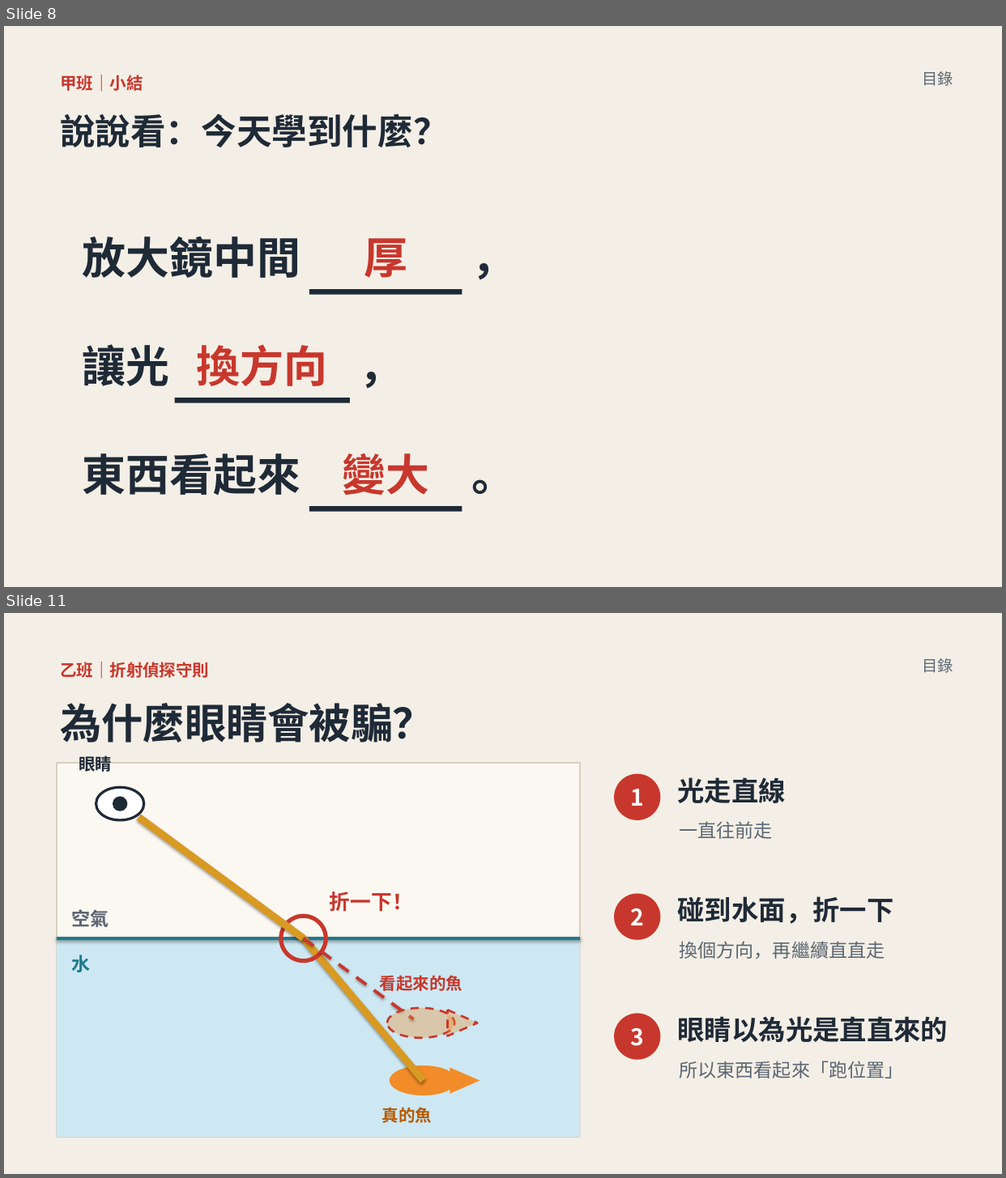
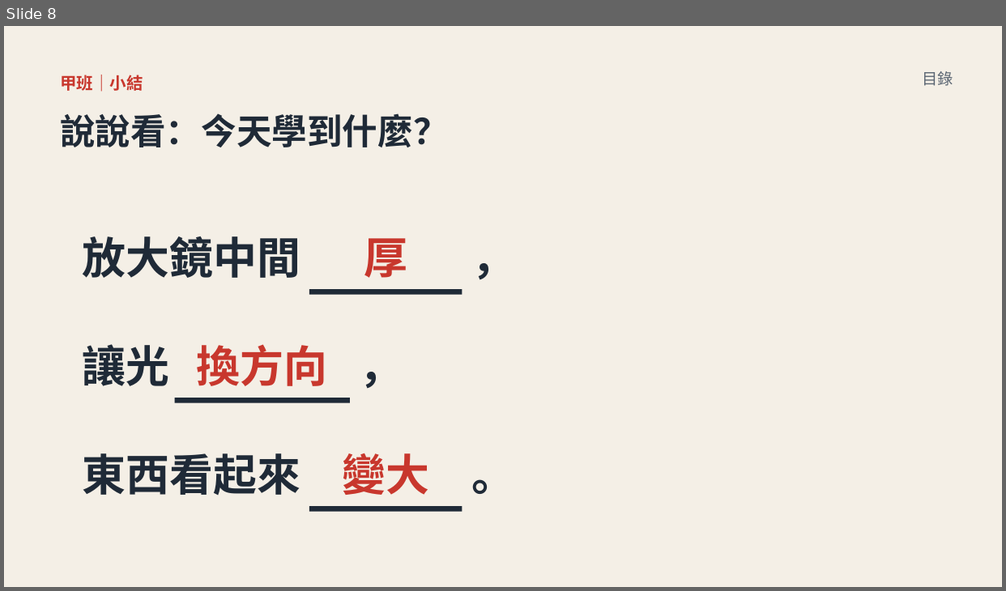
Before and after one commit to classtools1020/sports-results, a slide deck: f8f9fc3bd1/slides.pptx. Shown one above the other, each under a label of ours: slides 8 and 11 before the commit, slide 8 after it; the slides between them are not shown. The pictures are 1006x1178 and 1006x591 pixels, drawn with LibreOffice and Linux fonts; fonts in the diff are those of the drawing. Boxes give left, top, right and bottom in pixels: in the first picture for what was removed or moved away, otherwise in the second. Text is boxed around its words. In the diff, an @@ line names an element or a change of style, - is before the commit and + after.

```diff
--- a/f8f9fc3bd1/slides.pptx
+++ b/f8f9fc3bd1/slides.pptx
@@ slide 11 removed at (4,613,1002,1174), background #FFFFFF @@
@@ rectangle removed at (4,613,1002,1174) @@
@@ text removed at (922,658,953,673) @@
-目錄
@@ text removed at (60,662,209,679) @@
-乙班｜折射偵探守則
@@ text removed at (60,703,434,743) @@
-為什麼眼睛會被騙？
@@ text removed at (79,754,112,775) @@
-眼睛
@@ rectangle removed at (57,763,581,1137) @@
@@ ellipse removed at (614,774,661,820) @@
-1
@@ text removed at (678,777,786,803) @@
-光走直線
@@ ellipse removed at (96,787,144,820) @@
@@ ellipse removed at (113,796,127,811) @@
@@ line removed from (304, 939) to (138, 817) @@
@@ text removed at (679,821,773,839) @@
-一直往前走
@@ text removed at (330,892,413,912) @@
-折一下！
@@ ellipse removed at (614,894,661,940) @@
-2
@@ text removed at (678,897,894,924) @@
-碰到水面，折一下
@@ text removed at (71,909,108,927) @@
-空氣
@@ ellipse removed at (281,916,326,961) @@
@@ rectangle removed at (57,939,581,1137) @@
@@ line removed from (57, 939) to (581, 939) @@
@@ line removed from (424, 1081) to (304, 939) @@
@@ line removed from (304, 939) to (414, 1020) @@
@@ text removed at (679,941,884,959) @@
-換個方向，再繼續直直走
@@ text removed at (71,955,90,973) @@
-水
@@ text removed at (380,975,462,994) @@
-看起來的魚
@@ ellipse removed at (387,1008,454,1038) @@
@@ triangle removed at (448,1010,478,1037) @@
@@ ellipse removed at (614,1013,661,1060) @@
-3
@@ text removed at (678,1016,948,1042) @@
-眼睛以為光是直直來的
@@ ellipse removed at (390,1066,457,1096) @@
@@ triangle removed at (450,1067,479,1094) @@
@@ text removed at (679,1061,903,1079) @@
-所以東西看起來「跑位置」
@@ text removed at (382,1107,432,1123) @@
-真的魚
```
Also in this commit, not shown: 4 slides changed, 16 other slides removed, 14 other files.
